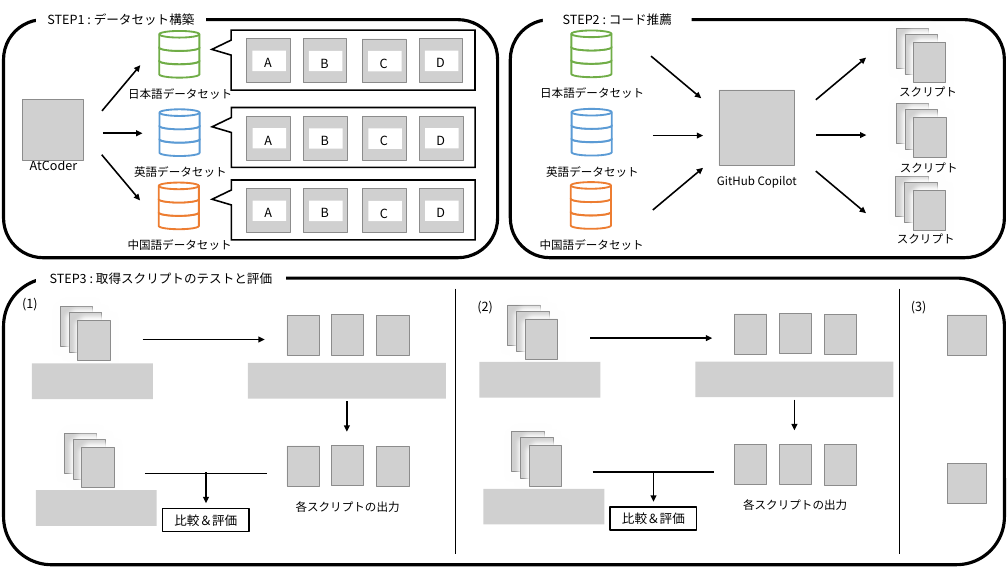
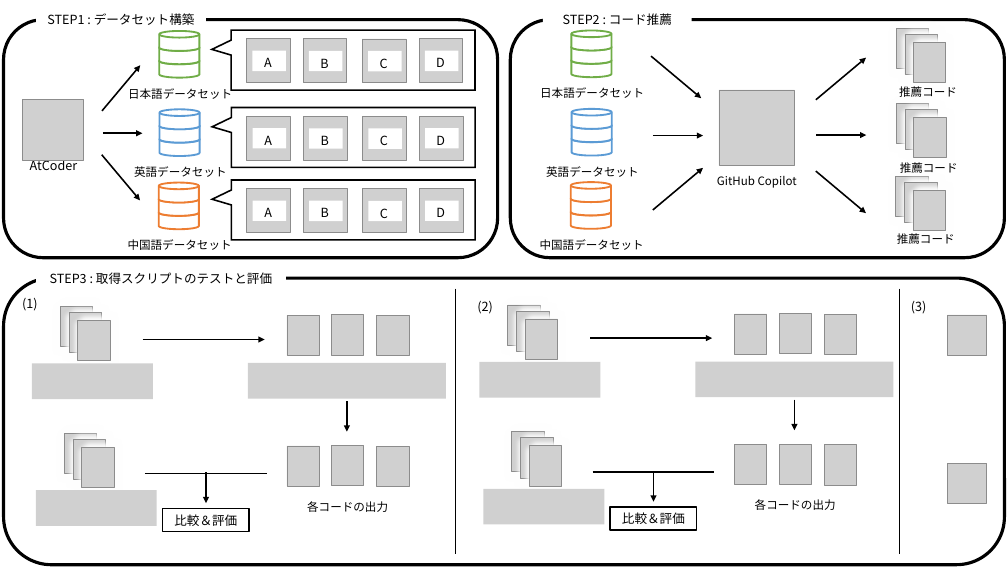
Before and after one commit to posl/comment_recommendation, a slide deck: slide 1 of tex/FOSE2023/image/system.pptx. Drawn at 1008x567 pixels with LibreOffice and Linux fonts; fonts in the diff are those of the drawing; grey boxes stand for pictures. Boxes give left, top, right and bottom in pixels: in the first picture for what was removed or moved away, otherwise in the second. Text is boxed around its words. In the diff, an @@ line names an element or a change of style, - is before the commit and + after.

```diff
--- a/tex/FOSE2023/image/system.pptx
+++ b/tex/FOSE2023/image/system.pptx
@@ text at bbox=[899, 86, 957, 97]: text changed @@
-スクリプト
+推薦コード
@@ text at bbox=[900, 162, 958, 173]: text changed @@
-スクリプト
+推薦コード
@@ text at bbox=[897, 233, 955, 244]: text changed @@
-スクリプト
+推薦コード
@@ text at bbox=[307, 501, 388, 512]: text changed @@
-各スクリプトの出力
+各コードの出力
@@ text at bbox=[755, 499, 836, 510]: text changed @@
-各スクリプトの出力
+各コードの出力
```
Also in this commit, not shown: 10 other files.
